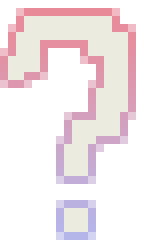
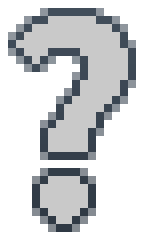
Two versions of the same layered image (w=144, h=240). Layer-by-layer changes:
added layer "?" (1st of 2) above "?" over left=16, top=16, right=128, bottom=224
hid "레이어 5 복사" over left=8, top=16, right=128, bottom=232
